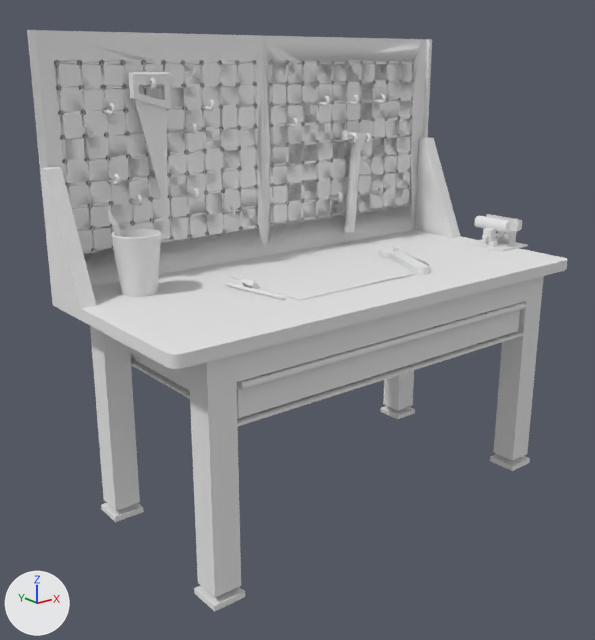
Renders of the OBJ model Source/src/main/resources/assets/turbosparts/objmodels/decors/1-decoblocks/workbench.obj from each side of a commit.
One viewpoint serves both versions: a 50 mm camera at (-2.35, -2.7, 1.95) aimed at (-0.12, 0.07, 0.84). Every picture has the same lights, and +X, +Y and +Z are marked at lower left. Where no turn or scale is listed for an object, it has been applied to the vertices. Vertices at the same position are counted once.
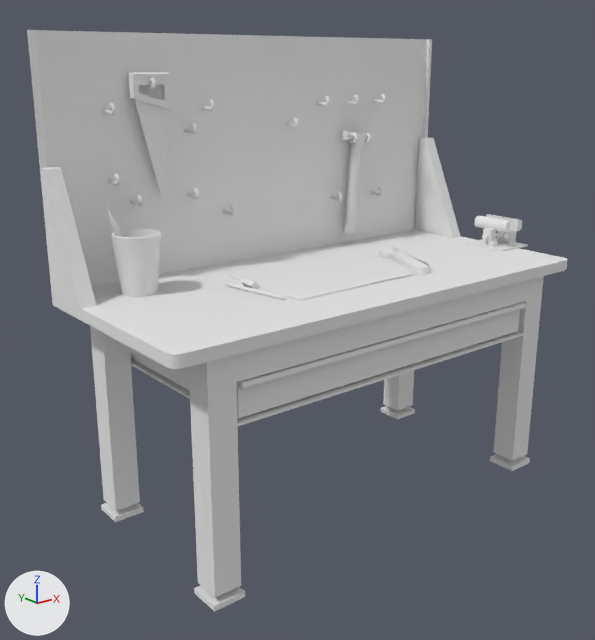
Edits to the bpy script that builds the scene:
```text
Change me_plane_005:
    used by ob_plane_005; location = (0.0, 0.0, 0.0)
    remove me_plane_005.from_pydata(...)  # 12712 vertices, 13824 faces; spans x -1.1..1.1, y 0.45..0.5, z 1.05..2.07
    add me_plane_005.from_pydata(...)  # 40 vertices, 36 faces; spans x -1.1..1.1, y 0.45..0.5, z 1.05..2.07
    me_plane_005 part 1: 12672 vertices removed from x -1.0..0.99, y 0.48..0.5, z 1.19..1.96
Add me_cylinder:
    me_cylinder.from_pydata(...)  # 12672 vertices, 396 faces; spans x -1.0..0.99, y 0.47..0.5, z 1.19..1.96
    me_cylinder.materials.append(mat_material_001)  # white #e7e7e7
Add ob_cylinder:
    ob_cylinder = bpy.data.objects.new('Cylinder', me_cylinder)
    ob_cylinder.location = (0.0, 0.0, 0.0)
```

Boxes (x1, y1, x2, y2) around the edits, measured in the pictures (595 x 640 px):
'Cylinder', added
    after: (54, 60, 415, 253)
part 1 of me_plane_005, deleted
    before: (42, 30, 422, 286)
